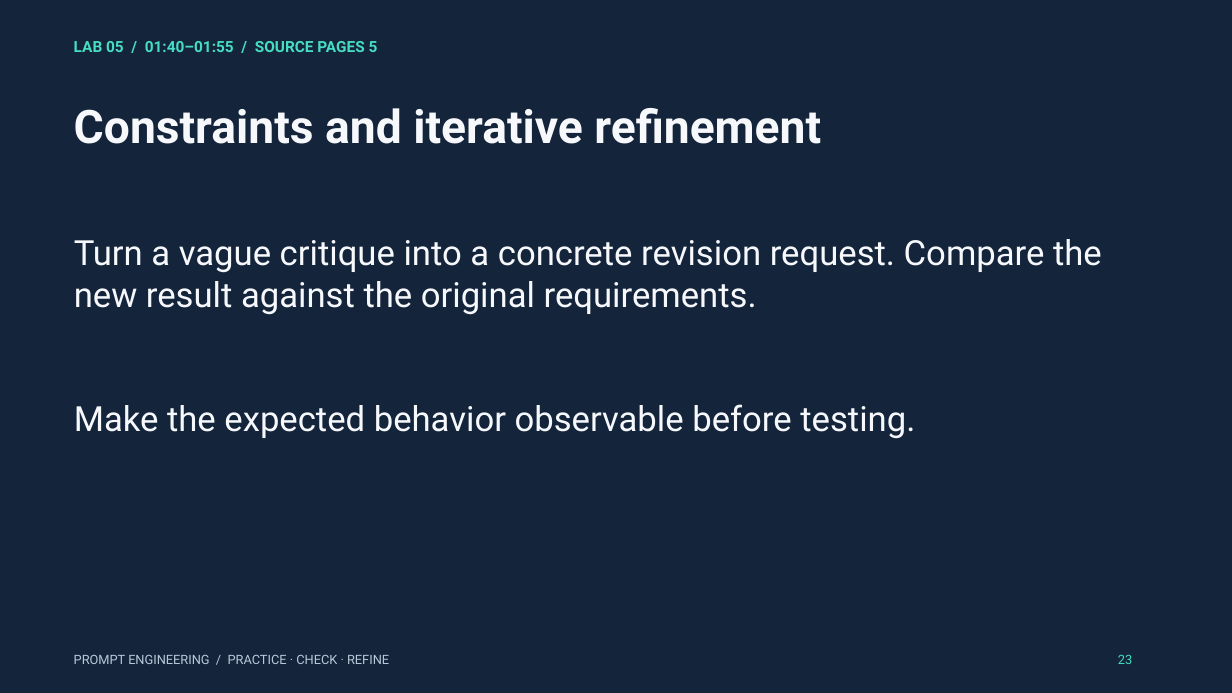
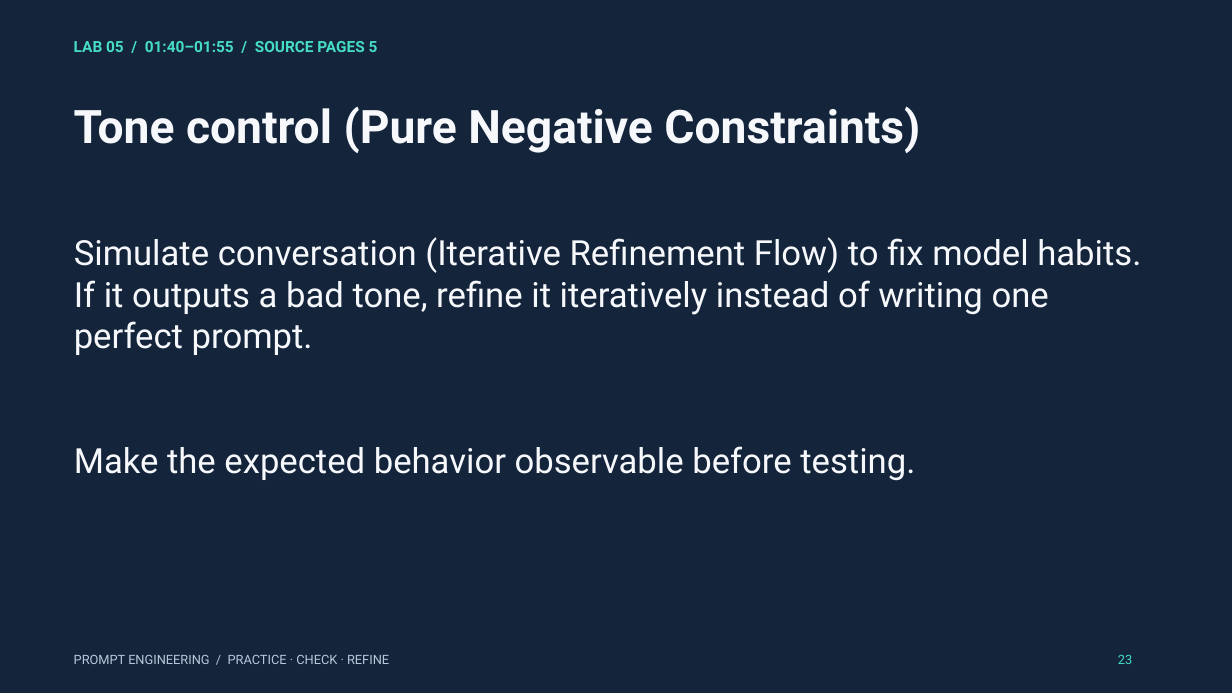
Before and after one commit to mahdimnkh81/prompt-engineering-workshop, a slide deck: slide 23 of materials/prompt_engineering_3_hour_workshop.pptx. Drawn at 1232x693 pixels with LibreOffice and Linux fonts; fonts in the diff are those of the drawing. Boxes give left, top, right and bottom in pixels: in the first picture for what was removed or moved away, otherwise in the second. Text is boxed around its words. In the diff, an @@ line names an element or a change of style, - is before the commit and + after.

```diff
--- a/materials/prompt_engineering_3_hour_workshop.pptx
+++ b/materials/prompt_engineering_3_hour_workshop.pptx
@@ text at (x1=74, y1=106, x2=920, y2=153): text changed @@
-Constraints and iterative refinement
+Tone control (Pure Negative Constraints)
@@ text at (x1=74, y1=237, x2=1141, y2=355): text changed @@
-Turn a vague critique into a concrete revision request. Compare the new result against the original requirements.
+Simulate conversation (Iterative Refinement Flow) to fix model habits. If it outputs a bad tone, refine it iteratively instead of writing one perfect prompt.
```
Also in this commit, not shown: 19 other slides changed, 14 other files.
